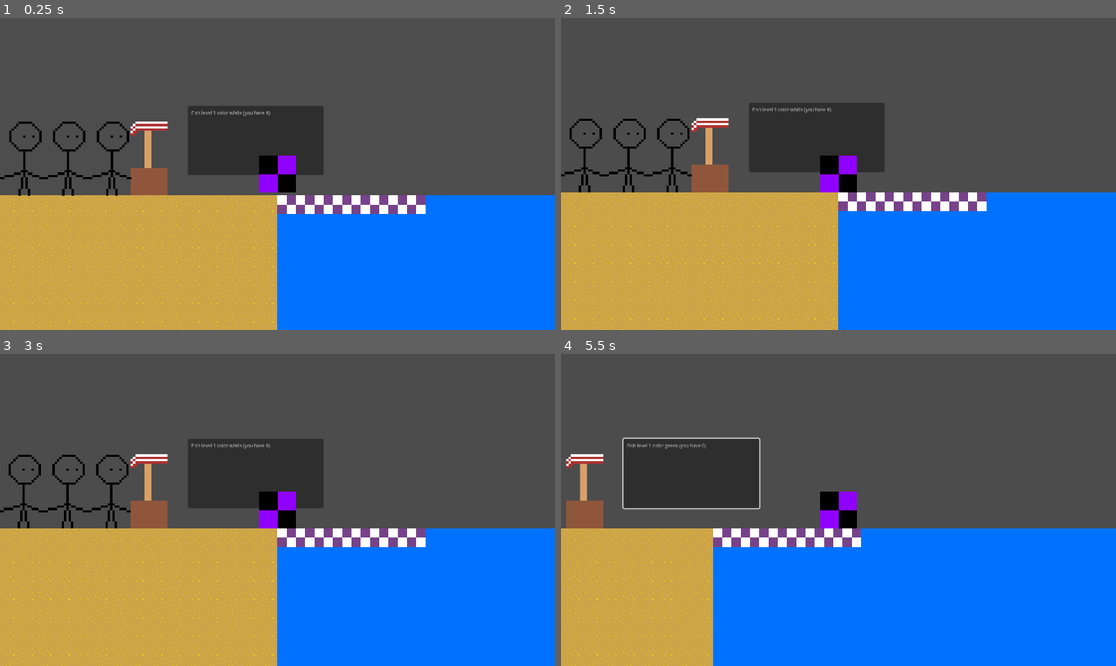
Above: before the commit, frames 1-4 (two rows, left to right).
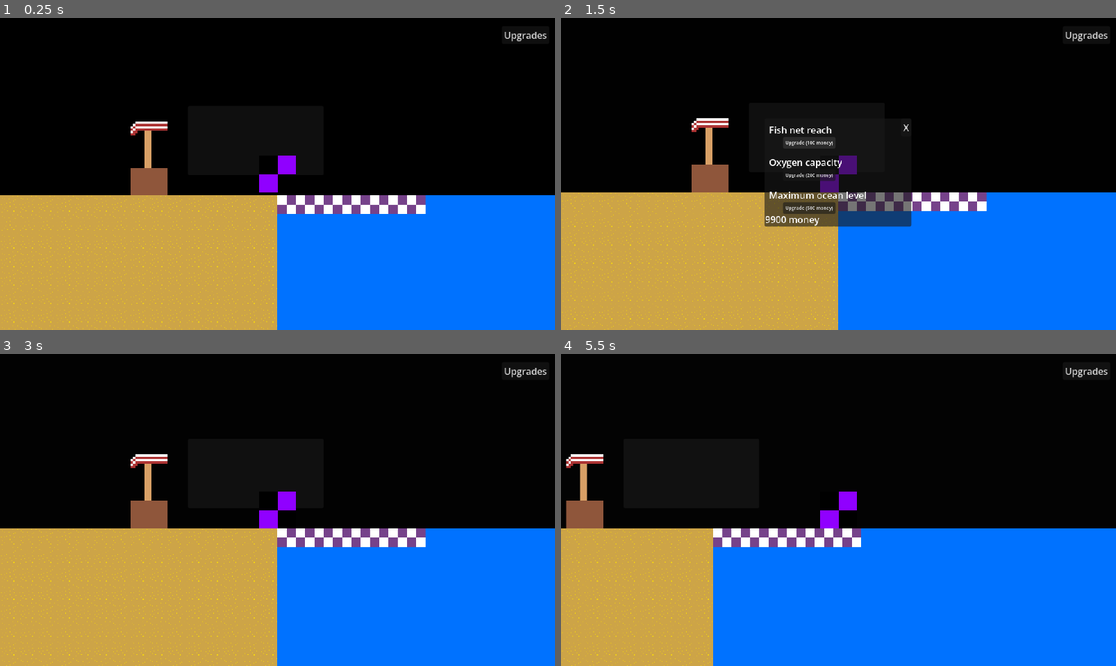
Above: after the commit, the same moments.

Repository: DevMa7e1/gamejam-game
Game: Godot game, scene res://Scenes/scene1.tscn
The game is run twice, just before and just after one commit, with the same random seed, the same clock (stepped at 60 frames per second) and the same inputs.
Inputs (mouse positions are in pixels of both pictures, inside the frame that each line leads up to):
- Up to frame 1 (0.25 s): no input
- Up to frame 2 (1.5 s): click (1088, 33) at 0.5 s, where only the run after the commit has a clickable "Upgrades"; click (810, 142) at 1.25 s, where only the run after the commit has a clickable "Upgrade (100 money)"
- Up to frame 3 (3 s): click (249, 510) at 2 s, where only the run after the commit has a clickable "Upgrade (200 money)"; click (344, 463) at 2.75 s, where only the run after the commit has a clickable "X"
- Up to frame 4 (5.5 s): tap Enter (ui_accept) at 3.5, 3.77, 4.52, 5 s; hold Right (ui_right) 3.53-4.28 s; tap Space (customer key) at 3.6, 4.55, 5.1 s; tap R (reject customer key) at 3.8, 4.35, 5.3 s; hold Down (ui_down) 4.28-5.03 s; hold Right (ui_right) from 5.03 s (still down)

The runs differ from the first frame. In frame 1, 54% of the frame differs, in the area x 0-100%, y 0-58%; in frame 2, 56%, in the area x 0-100%, y 0-67%; in frame 3, 53%; in frame 4, 54%.
Error after the commit: Invalid call. Nonexistent function 'queue_free' in base 'Nil'. (res://Scripts/main.gd:114)

Commit message:
Add upgrade and oxygen system

Diff:
--- a/Scenes/scene1.tscn
+++ b/Scenes/scene1.tscn
@@ -8,6 +8,8 @@
 [ext_resource type="Texture2D" uid="uid://duhkutiwhsh1p" path="res://Sprites/Sprite-0001.png" id="4_sdcb8"]
 [ext_resource type="Texture2D" uid="uid://cx3h6oe8mdfsx" path="res://Sprites/sand.png" id="5_2ni1t"]
 [ext_resource type="Script" uid="uid://c3pa6d75mtpcv" path="res://Scripts/camera_2d.gd" id="5_cx2iu"]
+[ext_resource type="Texture2D" uid="uid://d2twp7ca27vtj" path="res://Sprites/oxygen_under.png" id="7_m8drc"]
+[ext_resource type="Texture2D" uid="uid://cmdcssuqyvqiy" path="res://Sprites/oxygen-progress.png" id="8_arbli"]
 [ext_resource type="Script" uid="uid://x5oghhp6poo0" path="res://Scripts/fishnet.gd" id="9_wplxe"]
 [ext_resource type="Texture2D" uid="uid://xuypmgd0v51i" path="res://Sprites/fish_net_normal_placeholder.png" id="10_5dfij"]
 [ext_resource type="Texture2D" uid="uid://b6b81mtesjt0m" path="res://Sprites/stand.png" id="11_5dfij"]
@@ -68,7 +70,8 @@
 texture = ExtResource("1_2xbvg")
 
 [node name="OceanBg2" type="Sprite2D" parent="." unique_id=1163835218]
-position = Vector2(768, 1604)
+z_index = -1
+position = Vector2(768, 1944)
 scale = Vector2(4, 4)
 texture = ExtResource("1_2xbvg")
 
@@ -105,6 +108,100 @@
 [node name="CollisionShape2D" type="CollisionShape2D" parent="RigidBody2D/Area2D" unique_id=1967798308]
 shape = SubResource("RectangleShape2D_p20re")
 
+[node name="upgrade-interface" type="Node2D" parent="RigidBody2D" unique_id=401983102]
+z_index = 1
+
+[node name="Panel" type="Panel" parent="RigidBody2D/upgrade-interface" unique_id=261868150]
+visible = false
+offset_left = -128.0
+offset_top = -96.0
+offset_right = 126.0
+offset_bottom = 91.0
+
+[node name="Label" type="Label" parent="RigidBody2D/upgrade-interface/Panel" unique_id=1156872227]
+layout_mode = 0
+offset_left = 8.0
+offset_top = 8.0
+offset_right = 117.0
+offset_bottom = 31.0
+text = "Fish net reach"
+
+[node name="Button" type="Button" parent="RigidBody2D/upgrade-interface/Panel" unique_id=1246036544]
+layout_mode = 0
+offset_left = 32.0
+offset_top = 32.0
+offset_right = 123.0
+offset_bottom = 52.0
+theme_override_font_sizes/font_size = 8
+text = "Upgrade (100 money)"
+
+[node name="Label2" type="Label" parent="RigidBody2D/upgrade-interface/Panel" unique_id=749267731]
+layout_mode = 0
+offset_left = 8.0
+offset_top = 64.0
+offset_right = 135.0
+offset_bottom = 87.0
+text = "Oxygen capacity"
+
+[node name="Button2" type="Button" parent="RigidBody2D/upgrade-interface/Panel" unique_id=442176439]
+layout_mode = 0
+offset_left = 32.0
+offset_top = 88.0
+offset_right = 123.0
+offset_bottom = 108.0
+theme_override_font_sizes/font_size = 8
+text = "Upgrade (200 money)"
+
+[node name="Button3" type="Button" parent="RigidBody2D/upgrade-interface/Panel" unique_id=1547710389]
+layout_mode = 0
+offset_left = 236.0
+offset_right = 254.0
+offset_bottom = 31.0
+text = "X"
+
+[node name="Label3" type="Label" parent="RigidBody2D/upgrade-interface/Panel" unique_id=372035825]
+layout_mode = 0
+offset_left = 1.0
+offset_top = 163.0
+offset_right = 68.0
+offset_bottom = 186.0
+text = "0 money"
+
+[node name="Label4" type="Label" parent="RigidBody2D/upgrade-interface/Panel" unique_id=1941194641]
+layout_mode = 0
+offset_left = 8.0
+offset_top = 121.0
+offset_right = 135.0
+offset_bottom = 144.0
+text = "Maximum ocean level"
+
+[node name="Button4" type="Button" parent="RigidBody2D/upgrade-interface/Panel" unique_id=761569477]
+layout_mode = 0
+offset_left = 32.0
+offset_top = 145.0
+offset_right = 123.0
+offset_bottom = 165.0
+theme_override_font_sizes/font_size = 8
+text = "Upgrade (500 money)"
+
+[node name="Button" type="Button" parent="RigidBody2D/upgrade-interface" unique_id=1424650650]
+offset_left = 388.0
+offset_top = -256.0
+offset_right = 470.0
+offset_bottom = -225.0
+text = "Upgrades"
+
+[node name="Oxygen" type="Node2D" parent="RigidBody2D" unique_id=134953267]
+
+[node name="TextureProgressBar" type="TextureProgressBar" parent="RigidBody2D/Oxygen" unique_id=468324289]
+offset_left = -16.0
+offset_top = -71.0
+offset_right = 16.0
+offset_bottom = -39.0
+value = 100.0
+texture_under = ExtResource("7_m8drc")
+texture_progress = ExtResource("8_arbli")
+
 [node name="ground" type="Node2D" parent="." unique_id=108597482]
 position = Vector2(16, 1080)
 
@@ -171,3 +268,9 @@
 [node name="CollisionShape2D" type="CollisionShape2D" parent="Area2D" unique_id=1363375900]
 position = Vector2(-274, -19)
 shape = SubResource("RectangleShape2D_5dfij")
+
+[connection signal="pressed" from="RigidBody2D/upgrade-interface/Panel/Button" to="." method="_on_button_pressed2"]
+[connection signal="pressed" from="RigidBody2D/upgrade-interface/Panel/Button2" to="." method="_on_button_2_pressed"]
+[connection signal="pressed" from="RigidBody2D/upgrade-interface/Panel/Button3" to="." method="_on_button_3_pressed"]
+[connection signal="pressed" from="RigidBody2D/upgrade-interface/Panel/Button4" to="." method="_on_button_4_pressed"]
+[connection signal="pressed" from="RigidBody2D/upgrade-interface/Button" to="." method="_on_button_pressed"]
--- a/Scripts/camera_2d.gd
+++ b/Scripts/camera_2d.gd
@@ -21,6 +21,7 @@
 		if zoom.x > 1 && !zooming_in && !zooming_out:
 			zoom_timer = 0
 			zooming_out = true
+			$"../upgrade-interface/Button".hide()
 	else:
 		if zoom.x < 2 && !zooming_in && !zooming_out:
 			zoom_timer = 0
@@ -31,6 +32,7 @@
 		if(zoom_timer > 2):
 			zooming_in = false
 			zoom_timer = 0
+			$"../upgrade-interface/Button".show()
 	elif(zooming_out):
 		zoom_timer += delta
 		zoom = Vector2(1+(1 - easeInOutCubic(zoom_timer/2)), 1+(1 - easeInOutCubic(zoom_timer/2)))
--- a/Scripts/main.gd
+++ b/Scripts/main.gd
@@ -4,7 +4,7 @@
 const FISH_GROUP := "fish"
 @export var MAX_FISH: int = 20 # CONSTANT
 
-var time = 0.0
+var time = 719.0
 var day = true
 var last_cycle_time = 0
 var fish_generate_time = 0
@@ -50,11 +50,11 @@
 	$Area2D.body_entered.connect(_new_customer)
 	for i in range(5):
 		gen_fish()
-	for i in range(3):
-		gen_customer()
 
 var level_probs = [1.0]
 var colors = ['light blue', 'white', 'green']
+
+var money = 10000
 
 var customer
 
@@ -74,7 +74,6 @@
 	for i in dem_fishes_that_they_want:
 		for j in le_fishes:
 			if i[0] == j[0] && i[1] == j[1]:
-				print("a")
 				i[2] += 1
 
 func display_want():
@@ -101,10 +100,11 @@
 	time += delta
 	if fish_generate_time <= time && fishes < MAX_FISH:
 		gen_fish()
-	if Input.is_action_just_pressed("reject customer key"):
+	if Input.is_action_just_pressed("reject customer key") && day:
 		if(customer):
 			customer.queue_free()
-			gen_customer()
+			if(day):
+				gen_customer()
 	if Input.is_action_just_pressed("customer key"):
 		var ok = true
 		for i in dem_fishes_that_they_want:
@@ -112,18 +112,62 @@
 				ok = false
 		if(ok):
 			customer.queue_free()
-			gen_customer()
+			if(day):
+				gen_customer()
 			for i in dem_fishes_that_they_want:
+				money += randi_range(i[0]*100-100, i[0]*100)
 				le_fishes.erase([i[0], i[1]])
 	if Input.is_action_just_pressed("ui_accept"):
 		print_all_fish_positions()
-	if(day && time-last_cycle_time >= 60*12):
+	if(day && time-last_cycle_time >= 60*2):
 		last_cycle_time = time
 		day = false
-	elif(!day && time-last_cycle_time >= 60*12):
+	elif(!day && time-last_cycle_time >= 60*2):
 		last_cycle_time = time
 		day = true
+		for i in range(3):
+			gen_customer()
 	if(day):
-		$NightBg.self_modulate.a = (time-last_cycle_time) / (60*12)
+		$NightBg.self_modulate.a = (time-last_cycle_time) / (60*2)
 	else:
-		$NightBg.self_modulate.a = 1 - (time-last_cycle_time) / (60*12)
+		$NightBg.self_modulate.a = 1 - (time-last_cycle_time) / (60*2)
+
+
+func _on_button_3_pressed() -> void:
+	$"RigidBody2D/upgrade-interface/Panel".hide()
+
+
+func _on_button_pressed() -> void:
+	$"RigidBody2D/upgrade-interface/Panel".show()
+
+var money_to_upgrade_the_net = 100
+var money_to_upgrade_oxygen = 200
+var money_to_upgrade_level = 500
+
+func update_money():
+	$"RigidBody2D/upgrade-interface/Panel/Label3".text = str(money) + " money"
+
+func _on_button_pressed2() -> void:
+	if(money >= money_to_upgrade_the_net):
+		money -= money_to_upgrade_the_net
+		$fishnet.scale[0] += 0.1
+		update_money()
+
+
+func _on_button_2_pressed() -> void:
+	if(money >= money_to_upgrade_oxygen):
+		money -= money_to_upgrade_oxygen
+		$RigidBody2D.oxygen_decrease * .8
+		update_money()
+
+
+func _on_button_4_pressed() -> void:
+	if(money >= money_to_upgrade_level):
+		money -= money_to_upgrade_level
+		level += 1
+		$ground.position += Vector2(0, 1080)
+		var new_bg = $OceanBg2.duplicate()
+		new_bg.position += Vector2(0, 1080 * (level-1))
+		$"..".add_child(new_bg)
+		level_probs.append(0.5)
+		update_money()
--- a/Scripts/movement.gd
+++ b/Scripts/movement.gd
@@ -1,6 +1,10 @@
 extends RigidBody2D
 
 @export var speed: float = 200.0
+
+var oxygen = 100
+var oxygen_decrease = 0.1
+var oxygen_increase = 0.2
 
 func _integrate_forces(state: PhysicsDirectBodyState2D) -> void:
 	var direction = Vector2.ZERO
@@ -21,5 +25,17 @@
 func _process(delta: float) -> void:
 	if position.y < -20:
 		$"../left/CollisionShape2D".disabled = true
+		if oxygen+oxygen_increase < 100:
+			oxygen += oxygen_increase
+		else:
+			oxygen = 100
+			$Oxygen/TextureProgressBar.hide()
+		$Oxygen/TextureProgressBar.value = oxygen
 	else:
 		$"../left/CollisionShape2D".disabled = false
+		$Oxygen/TextureProgressBar.show()
+		if oxygen > 0+oxygen_decrease:
+			oxygen -= oxygen_decrease
+			$Oxygen/TextureProgressBar.value = oxygen
+		else:
+			get_tree().change_scene_to_file("res://ded.tscn")
--- /dev/null
+++ b/ded.tscn
@@ -0,0 +1,21 @@
+[gd_scene format=3 uid="uid://njw8uyt63fby"]
+
+[ext_resource type="Texture2D" uid="uid://dvt3op8lnxpmk" path="res://Sprites/night_bg.png" id="1_41xl8"]
+
+[sub_resource type="LabelSettings" id="LabelSettings_r18af"]
+font_size = 128
+
+[node name="Node2D" type="Node2D" unique_id=1132477664]
+
+[node name="NightBg" type="Sprite2D" parent="." unique_id=1371345161]
+position = Vector2(960, 540)
+scale = Vector2(2, 2)
+texture = ExtResource("1_41xl8")
+
+[node name="Label" type="Label" parent="." unique_id=704098160]
+offset_left = 371.0
+offset_top = 433.0
+offset_right = 1552.0
+offset_bottom = 608.0
+text = "You tragically died."
+label_settings = SubResource("LabelSettings_r18af")
Binary file added: Sprites/oxygen-progress.png
Not shown, added: Sprites/oxygen-progress.png.import
Binary file added: Sprites/oxygen_under.png
Not shown, added: Sprites/oxygen_under.png.import
